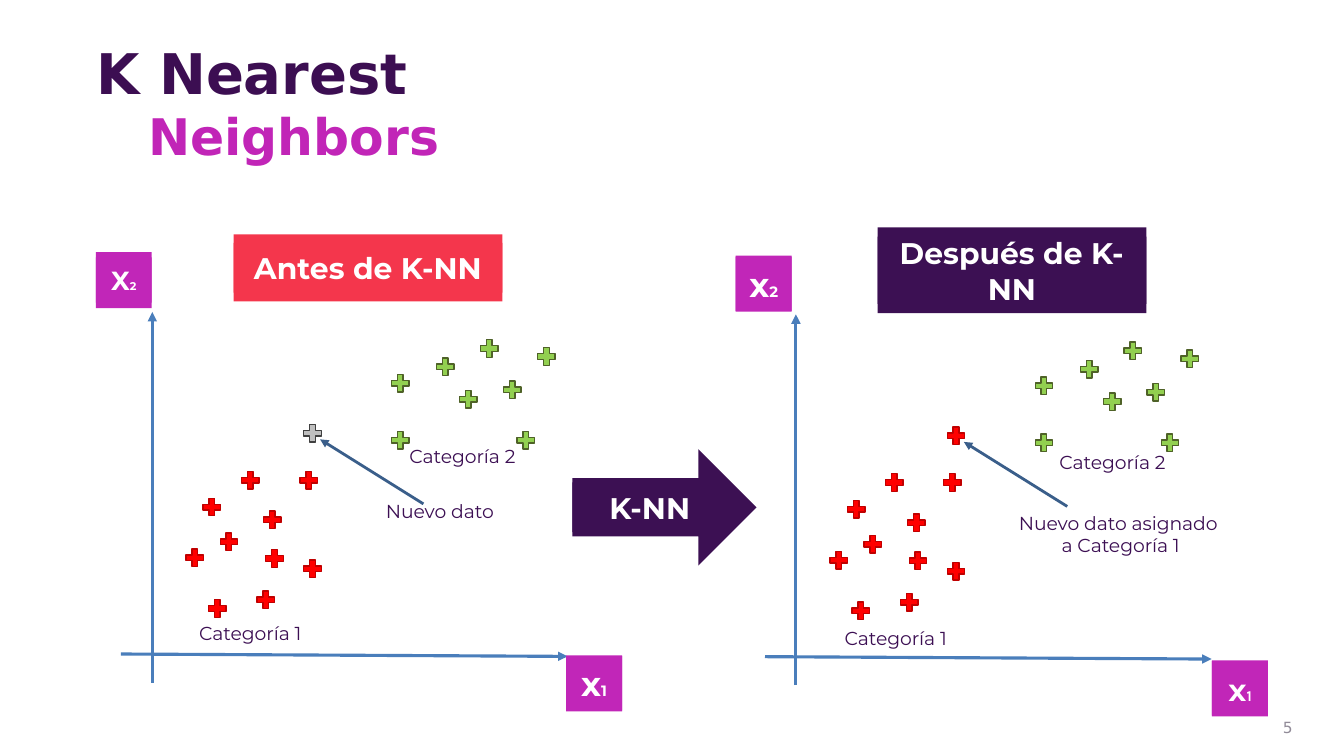
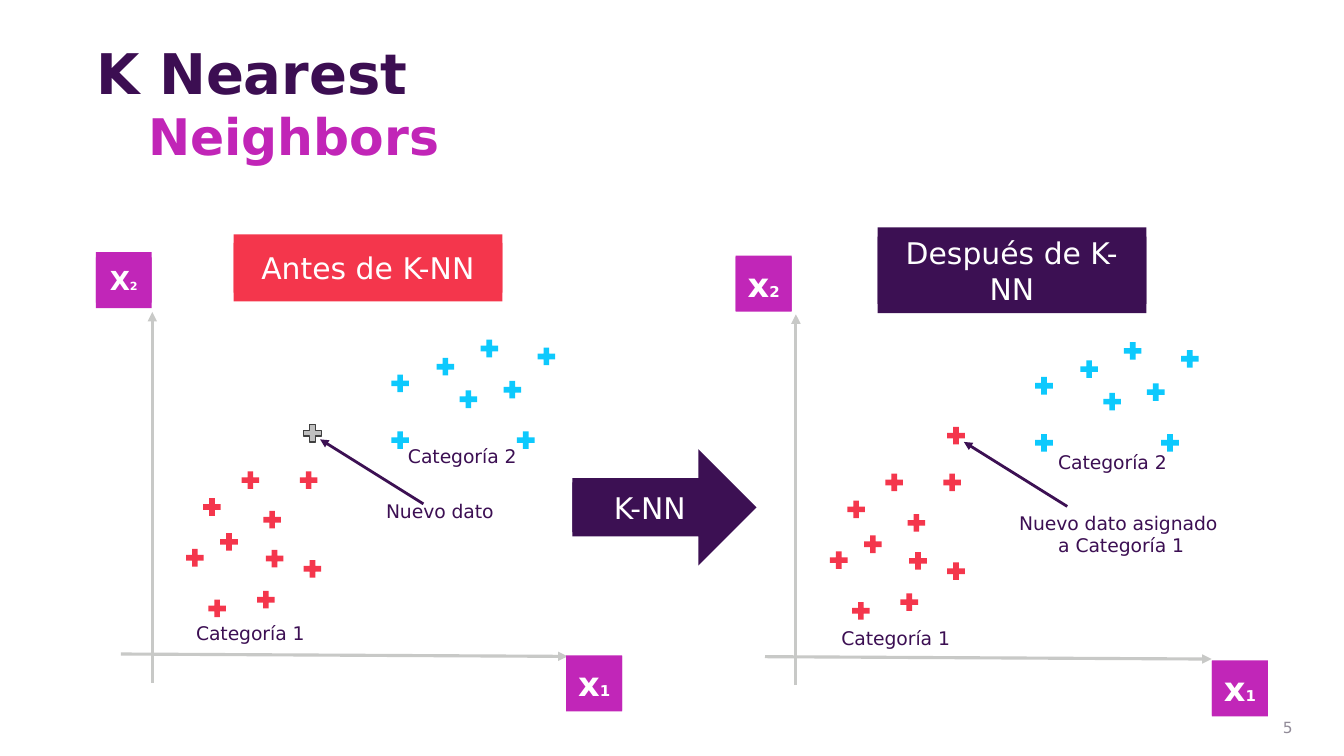
Before and after one commit to csameshiman/Axity_Curso_ML_2023, a slide deck: slide 5 of Diapositivas/Parte 03.Clasificación/03_02_KNN.pptx. Drawn at 1344x756 pixels with LibreOffice and Linux fonts; fonts in the diff are those of the drawing; background and template pictures are left out. Boxes give left, top, right and bottom in pixels: in the first picture for what was removed or moved away, otherwise in the second. Text is boxed around its words. In the diff, an @@ line names an element or a change of style, - is before the commit and + after.

```diff
--- a/Diapositivas/Parte 03.Clasificación/03_02_KNN.pptx
+++ b/Diapositivas/Parte 03.Clasificación/03_02_KNN.pptx
@@ font Montserrat to DejaVu Sans, bold off in 3 elements at <box>878,228,1147,314</box>, <box>573,483,728,532</box>, <box>261,256,475,280</box> @@
@@ arrow (152, 683) - (152, 313): stroke #4A7EBB 2.25 pt to #C8C9C7 2.25 pt @@
@@ arrow (797, 686) - (797, 315): stroke #4A7EBB 2.25 pt to #C8C9C7 2.25 pt @@
@@ fill #92D050 to #0DC9FD; outline #4F6228 1 pt to none in 16 elements at <box>1122,339,1145,362</box>, <box>1144,381,1167,404</box>, <box>1101,390,1124,413</box>, <box>1033,375,1056,398</box>, <box>1159,431,1182,454</box>, <box>1033,431,1056,454</box>, <box>1078,358,1100,380</box>, <box>1178,348,1201,370</box>, <box>478,337,500,360</box>, <box>501,378,524,401</box>, <box>457,388,480,411</box>, <box>389,372,412,395</box>, <box>515,429,538,452</box>, <box>389,429,412,452</box>, <box>434,356,457,378</box>, <box>535,345,558,367</box> @@
@@ arrow (423, 504) - (321, 440): stroke #3A5E8A 2 pt to #3C1053 2 pt @@
@@ arrow (1068, 506) - (964, 442): stroke #3A5E8A 2 pt to #3C1053 2 pt @@
@@ fill #FF0000 to #F4364C; outline #C00000 1 pt to none in 21 elements at <box>827,549,850,572</box>, <box>862,533,885,556</box>, <box>905,512,928,535</box>, <box>845,498,867,521</box>, <box>883,471,906,493</box>, <box>907,549,930,572</box>, <box>940,471,963,493</box>, <box>898,591,921,613</box>, <box>944,560,967,583</box>, <box>850,600,872,622</box>, <box>944,424,967,447</box>, <box>183,546,206,569</box>, <box>217,530,240,553</box>, <box>261,508,284,531</box>, <box>200,496,223,519</box>, <box>239,469,261,491</box>, <box>263,547,286,570</box>, <box>297,469,320,491</box>, <box>255,589,278,611</box>, <box>301,557,324,580</box>, <box>205,597,228,619</box> @@
@@ arrow (121, 654) - (568, 656): stroke #4A7EBB 2.25 pt to #C8C9C7 2.25 pt @@
@@ font Montserrat to DejaVu Sans in 8 elements at <box>1019,515,1218,556</box>, <box>841,630,950,649</box>, <box>1058,454,1167,473</box>, <box>736,257,792,312</box>, <box>386,503,494,519</box>, <box>196,625,305,644</box>, <box>408,448,517,467</box>, <box>567,656,623,711</box> @@
@@ arrow (765, 656) - (1212, 659): stroke #4A7EBB 2.25 pt to #C8C9C7 2.25 pt @@
@@ rectangle "x1" at <box>1212,661,1268,716</box>: font Karla to DejaVu Sans @@
```
Also in this commit, not shown: 9 other slides changed, 2 slides added.
